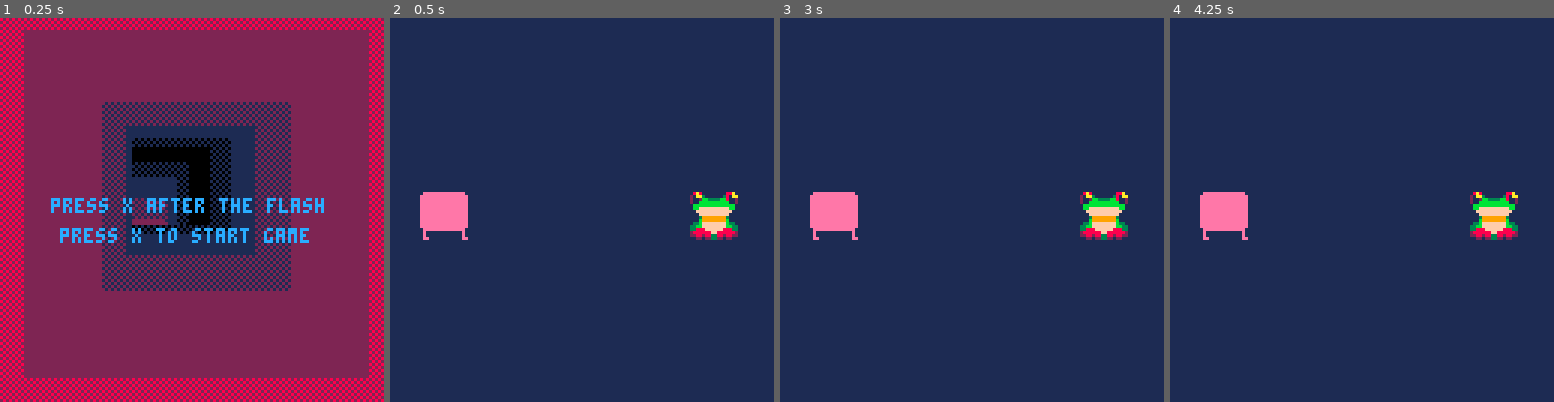
Above: before the commit, frames 1-4 (left to right).
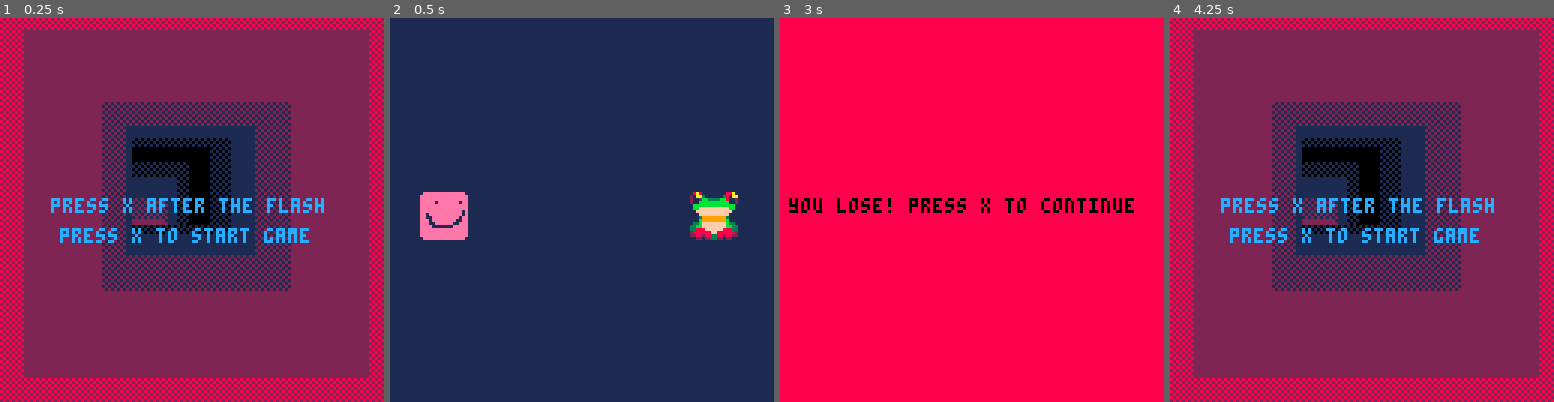
Above: after the commit, the same moments.

Repository: verdog/strongth8
Game: PICO-8 cartridge strongth8.p8
The game is run twice, just before and just after one commit, with the same random seed, the same clock (stepped at 60 frames per second) and the same inputs.
Inputs:
- Up to frame 1 (0.25 s): no input
- Up to frame 2 (0.5 s): tap X (X key) at 0.33 s
- Up to frame 3 (3 s): tap X (X key) at 1.07, 1.85, 2.97 s
- Up to frame 4 (4.25 s): tap X (X key) at 4.08 s

Frame 1 is identical in both runs. In frame 2, 0.4% of the frame differs, in the area x 7-21%, y 47-58%; in frame 3, 100%, in the area x 0-100%, y 0-100%; in frame 4, 87%.

Commit message:
Revert "imported art into .p8"
This reverts commit 387bab19aef6311d1320554598d825483f2653c9.

Diff:
--- a/strongth8.p8
+++ b/strongth8.p8
@@ -4,6 +4,7 @@
 c={0,1,2,8,14,15,7}
 fillp(0xa5a5)
 timer = 0
+fouls = 0
 
 function _init()
  titleinit()
@@ -24,28 +25,46 @@
  end
 end
 
+function endupdate()
+ if btnp(5) then
+  scene = 0
+ end
+end
+
 function resettimer()
- timer = rnd(210)
+ timer = rnd(210) + 30
 end
 
 function gameupdate()
  timer -= 1
- -- check for input
- if(btnp(5)) and timer < 0 then
+
+ -- button pressed after flash
+ if btnp(5) and timer <= 0 then
   scene += 1
   resettimer()
+  fouls = 0
+  if scene > 4 then
+   scene = 99
+  end
  end
 
- if timer < -15 then
-  -- todo add fail screen
-  scene = 0
-  resettimer()
+ -- if button pressed before flash and out of fouls
+ if btnp(5) and timer > 0 then
+  fouls += 1
+  -- todo display foul occured reset stage
  end
 
- if scene > 4 then
-  -- todo victory screen
-  scene = 0
+ -- player too slow
+ if timer < -15 then
+  scene = 100
   resettimer()
+  fouls = 0
+ end
+
+ if fouls > 2 then
+  scene = 100
+  resettimer()
+  fouls = 0
  end
 end
 
@@ -72,10 +91,29 @@
  print("press x to start game", 20, 70, 12)
 end
 
+function victorydraw()
+ cls(10)
+ print("you win! press x to continue", 5, 60, 0)
+end
+
+function defeatdraw()
+ cls(8)
+ print("you lose! press x to continue", 3, 60, 0)
+end
+
 function gamedraw()
  -- clear screen and draw player
  cls(1)
  spr(16,10,58,2,2)
+
+ -- draw fouls
+ if scene >=1 and scene <= 4 then
+  if fouls == 1 then
+   spr(1, 8, 8)
+  elseif fouls == 2 then
+   spr(1, 18, 8)
+  end
+ end
 
  -- figure out which enemy to draw
  if scene == 1 then
@@ -88,7 +126,7 @@
   spr(8,80,40,4,4)
  end
 
- if timer == 0 then
+ if timer <= 0 and timer >= -2 then
   cls(7)
  end
 end
@@ -96,6 +134,8 @@
 function _update()
  if scene == 0 then
   titleupdate()
+ elseif scene == 99 or scene == 100 then
+  endupdate()
  else
   gameupdate()
  end
@@ -104,6 +144,10 @@
 function _draw()
  if scene == 0 then
   titledraw()
+ elseif scene == 99 then
+  victorydraw()
+ elseif scene == 100 then
+  defeatdraw()
  else
   gamedraw()
  end
Not shown, changed: 32 lines of the sprite sheet (__gfx__) section of strongth8.p8
